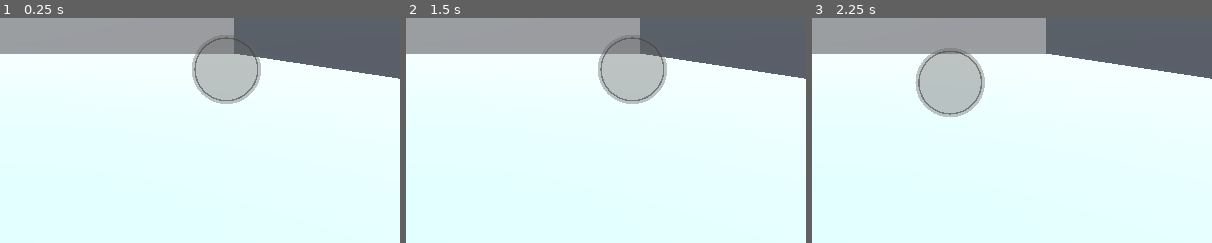
Above: before the commit, frames 1-3 (left to right).
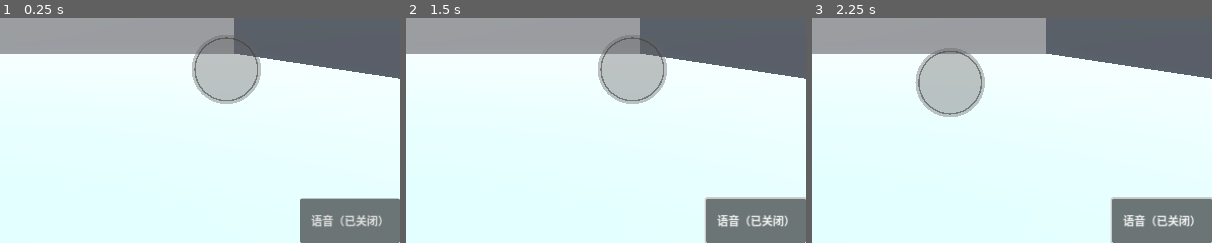
Above: after the commit, the same moments.

Repository: mohegame/monopoly
Game: Godot game, scene res://scenes/main.tscn
The game is run twice, just before and just after one commit, with the same random seed, the same clock (stepped at 60 frames per second) and the same inputs.
Inputs (mouse positions are % of the whole screen's width and height, from its top left):
- Up to frame 1 (0.25 s): no input
- Up to frame 2 (1.5 s): click (94, 95) at 0.5 s, where only the run after the commit has a clickable "语音（已关闭）"; tap Enter (attach_object) at 1.25 s; drag from (22, 61) to (60, 28) at 1.27 s
- Up to frame 3 (2.25 s): drag from (78, 61) to (45, 70) at 2.02 s
The pictures show only the part of the screen within x 50-100%, y 50-100%; the shares and areas given below are measured in that part.

The runs differ from the first frame. In frame 1, 5.0% of the frame differs, in the area x 75-100%, y 80-100%; in frame 2, 5.1%, in the area x 74-100%, y 79-100%; in frame 3, 5.1%.

Commit message:
Implement voice chat

Diff:
--- /dev/null
+++ b/scenes/default_bus_layout.tres
@@ -0,0 +1,14 @@
+[gd_resource type="AudioBusLayout" load_steps=2 format=3 uid="uid://cv143n82o4fd8"]
+
+[sub_resource type="AudioEffectCapture" id="AudioEffectCapture_oh6gc"]
+resource_name = "Capture"
+
+[resource]
+bus/1/name = &"Record"
+bus/1/solo = false
+bus/1/mute = true
+bus/1/bypass_fx = false
+bus/1/volume_db = 0.0
+bus/1/send = &"Master"
+bus/1/effect/0/effect = SubResource("AudioEffectCapture_oh6gc")
+bus/1/effect/0/enabled = true
--- a/scenes/main.tscn
+++ b/scenes/main.tscn
@@ -25,8 +25,12 @@
 material = SubResource("StandardMaterial3D_8b6e2")
 
 [sub_resource type="BoxShape3D" id="BoxShape3D_dqgo4"]
+size = Vector3(40, 3, 0.5)
 
 [sub_resource type="BoxMesh" id="BoxMesh_gm300"]
+size = Vector3(40, 3, 0.5)
+
+[sub_resource type="AudioStreamMicrophone" id="AudioStreamMicrophone_uotvj"]
 
 [node name="Main" type="Node3D"]
 script = ExtResource("1_2abh6")
@@ -54,7 +58,7 @@
 skeleton = NodePath("../CollisionShape3D")
 
 [node name="Wall1" type="StaticBody3D" parent="Environment"]
-transform = Transform3D(40, 0, 0, 0, 3, 0, 0, 0, 0.5, 0, 1.5, 20)
+transform = Transform3D(1, 0, 0, 0, 1, 0, 0, 0, 1, 0, 1.5, 20)
 
 [node name="CollisionShape3D" type="CollisionShape3D" parent="Environment/Wall1"]
 shape = SubResource("BoxShape3D_dqgo4")
@@ -63,7 +67,7 @@
 mesh = SubResource("BoxMesh_gm300")
 
 [node name="Wall2" type="StaticBody3D" parent="Environment"]
-transform = Transform3D(40, 0, 0, 0, 3, 0, 0, 0, 0.5, 0, 1.5, -20)
+transform = Transform3D(1, 0, 0, 0, 1, 0, 0, 0, 1, 0, 1.5, -20)
 
 [node name="CollisionShape3D" type="CollisionShape3D" parent="Environment/Wall2"]
 shape = SubResource("BoxShape3D_dqgo4")
@@ -72,7 +76,7 @@
 mesh = SubResource("BoxMesh_gm300")
 
 [node name="Wall3" type="StaticBody3D" parent="Environment"]
-transform = Transform3D(-1.74846e-06, 0, 0.5, 0, 3, 0, -40, 0, -2.18557e-08, 20, 1.5, 0)
+transform = Transform3D(-4.37114e-08, 0, 1, 0, 1, 0, -1, 0, -4.37114e-08, 20, 1.5, 0)
 
 [node name="CollisionShape3D" type="CollisionShape3D" parent="Environment/Wall3"]
 shape = SubResource("BoxShape3D_dqgo4")
@@ -81,7 +85,7 @@
 mesh = SubResource("BoxMesh_gm300")
 
 [node name="Wall4" type="StaticBody3D" parent="Environment"]
-transform = Transform3D(-1.74846e-06, 0, 0.5, 0, 3, 0, -40, 0, -2.18557e-08, -20, 1.5, 0)
+transform = Transform3D(-4.37114e-08, 0, 1, 0, 1, 0, -1, 0, -4.37114e-08, -20, 1.5, 0)
 
 [node name="CollisionShape3D" type="CollisionShape3D" parent="Environment/Wall4"]
 shape = SubResource("BoxShape3D_dqgo4")
@@ -164,3 +168,20 @@
 input_action_right = "look_left"
 input_action_forward = "look_down"
 input_action_backward = "look_up"
+
+[node name="Voice" type="Button" parent="Control"]
+layout_mode = 1
+anchors_preset = 3
+anchor_left = 1.0
+anchor_top = 1.0
+anchor_right = 1.0
+anchor_bottom = 1.0
+offset_left = -144.0
+offset_top = -64.0
+grow_horizontal = 0
+grow_vertical = 0
+text = "语音（已关闭）"
+
+[node name="VoiceCapture" type="AudioStreamPlayer" parent="."]
+stream = SubResource("AudioStreamMicrophone_uotvj")
+bus = &"Record"
--- a/scenes/prefabs/pawn.tscn
+++ b/scenes/prefabs/pawn.tscn
@@ -1,26 +1,40 @@
-[gd_scene load_steps=4 format=3 uid="uid://b6thwbd2547ep"]
+[gd_scene load_steps=6 format=3 uid="uid://b6thwbd2547ep"]
 
-[sub_resource type="SphereMesh" id="SphereMesh_ap6tl"]
+[ext_resource type="Script" path="res://scripts/prefabs/pawn.gd" id="1_kptng"]
 
-[sub_resource type="CylinderMesh" id="CylinderMesh_46dgw"]
+[sub_resource type="SphereMesh" id="SphereMesh_3irlv"]
+resource_local_to_scene = true
+
+[sub_resource type="CylinderMesh" id="CylinderMesh_6c667"]
+resource_local_to_scene = true
 top_radius = 0.25
 bottom_radius = 0.7
 
-[sub_resource type="BoxShape3D" id="BoxShape3D_0wpw4"]
+[sub_resource type="BoxShape3D" id="BoxShape3D_uihys"]
 size = Vector3(0.4, 0.6, 0.4)
 
+[sub_resource type="SceneReplicationConfig" id="SceneReplicationConfig_ehudq"]
+properties/0/path = NodePath("..:color")
+properties/0/spawn = true
+properties/0/sync = true
+
 [node name="Pawn" type="Node3D"]
+script = ExtResource("1_kptng")
 
 [node name="Head" type="MeshInstance3D" parent="."]
 transform = Transform3D(0.2, 0, 0, 0, 0.2, 0, 0, 0, 0.2, 0, 0.5, 0)
-mesh = SubResource("SphereMesh_ap6tl")
+mesh = SubResource("SphereMesh_3irlv")
 
 [node name="Pedestal" type="MeshInstance3D" parent="."]
 transform = Transform3D(0.2, 0, 0, 0, 0.2, 0, 0, 0, 0.2, 0, 0.2, 0)
-mesh = SubResource("CylinderMesh_46dgw")
+mesh = SubResource("CylinderMesh_6c667")
 
 [node name="Area3D" type="Area3D" parent="."]
 
 [node name="CollisionShape3D" type="CollisionShape3D" parent="Area3D"]
 transform = Transform3D(1, 0, 0, 0, 1, 0, 0, 0, 1, 0, 0.3, 0)
-shape = SubResource("BoxShape3D_0wpw4")
+shape = SubResource("BoxShape3D_uihys")
+
+[node name="MultiplayerSynchronizer" type="MultiplayerSynchronizer" parent="."]
+root_path = NodePath(".")
+replication_config = SubResource("SceneReplicationConfig_ehudq")
--- a/scenes/prefabs/player.tscn
+++ b/scenes/prefabs/player.tscn
@@ -24,12 +24,14 @@
 properties/4/spawn = true
 properties/4/sync = true
 
+[sub_resource type="AudioStreamGenerator" id="AudioStreamGenerator_usxhk"]
+
 [node name="Player" type="CharacterBody3D"]
 script = ExtResource("1_0ipyv")
 
 [node name="CollisionShape3D" type="CollisionShape3D" parent="."]
 transform = Transform3D(1, 0, 0, 0, 1, 0, 0, 0, 1, 0, 1, 0)
-shape = SubResource("CapsuleShape3D_7of4w")
+shape = SubResource("CapsuleShape3D_qlbuv")
 
 [node name="PlayerName" type="Label3D" parent="."]
 transform = Transform3D(1, 0, 0, 0, 1, 0, 0, 0, 1, 0, 1.8, 0)
@@ -41,4 +43,7 @@
 
 [node name="MultiplayerSynchronizer" type="MultiplayerSynchronizer" parent="."]
 root_path = NodePath(".")
-replication_config = SubResource("SceneReplicationConfig_ds4s4")
+replication_config = SubResource("SceneReplicationConfig_x0oj1")
+
+[node name="VoicePlayer" type="AudioStreamPlayer" parent="."]
+stream = SubResource("AudioStreamGenerator_usxhk")
--- a/scripts/client.gd
+++ b/scripts/client.gd
@@ -7,6 +7,7 @@
 var camera_current_position: Vector3 = self.camera_original_position
 var connected = false
 var player: Player
+var button_voice: Button
 
 # Called when the node enters the scene tree for the first time.
 func _ready() -> void:
@@ -18,7 +19,8 @@
 	self.multiplayer.connection_failed.connect(self.failed_to_connect_to_server)
 	self.multiplayer.multiplayer_peer = peer
 	self.get_node("../Players/MultiplayerSpawner").spawned.connect(_spawned_player)
-
+	button_voice = self.get_node("../Control/Voice")
+	button_voice.button_up.connect(_voice_toogle)
 
 # Called every frame. 'delta' is the elapsed time since the previous frame.
 func _process(delta: float) -> void:
@@ -34,6 +36,10 @@
 		self.player = self.get_node_or_null("../Players/" + str(uid))
 		if player == null:
 			return
+
+		var voice_capture = self.get_node("../VoiceCapture")
+		self.player.voice_capture = voice_capture
+
 
 	var input_dir := Input.get_vector("look_left", "look_right", "look_up", "look_down")
 	if input_dir.length() > 0:
@@ -67,5 +73,15 @@
 	print("Failed to connect to server")
 
 func _spawned_player(node: Node3D):
-	print("spawned node: ", node.name)
+	print("Spawned node: ", node.name)
 	return
+
+func _voice_toogle():
+	if self.player == null:
+		return
+
+	self.player.voice_enabled = !self.player.voice_enabled
+	if self.player.voice_enabled:
+		self.button_voice.text = "语音（已开启）"
+	else:
+		self.button_voice.text = "语音（已关闭）"
--- a/scripts/controllers/player_controller.gd
+++ b/scripts/controllers/player_controller.gd
@@ -108,6 +108,8 @@
 
 	self.pawn = preload("res://scenes/prefabs/pawn.tscn").instantiate()
 	self.pawn.name = "pawn-" + str(self.owner_id)
+	var color_int: int = self.player_index * 173681
+	self.pawn.color = Color8(color_int >> 16 & 0xff, color_int >> 8 & 0xff, color_int & 0xff, 255)
 	self.game_objects.add_child(pawn)
 
 	self.player_state.name = player_name
--- /dev/null
+++ b/scripts/prefabs/pawn.gd
@@ -0,0 +1,13 @@
+extends Node3D
+
+@export
+var color: Color:
+	set(value):
+		if color != value:
+			color = value
+			var material = StandardMaterial3D.new()
+			material.albedo_color = color
+			var head: MeshInstance3D = self.get_node("Head")
+			head.mesh.material = material
+			var pedestal: MeshInstance3D = self.get_node("Pedestal")
+			pedestal.mesh.material = material
--- a/scripts/prefabs/player.gd
+++ b/scripts/prefabs/player.gd
@@ -19,6 +19,22 @@
 var attached_object: Node3D
 var animation_player: AnimationPlayer
 var label_player_name: Label3D
+var voice_player: AudioStreamPlayer
+var voice_player_playback: AudioStreamGeneratorPlayback
+var effect_capture: AudioEffectCapture
+var voice_capture: AudioStreamPlayer:
+	set(value):
+		var bus_index = AudioServer.get_bus_index("Record")
+		self.effect_capture = AudioServer.get_bus_effect(bus_index, 0)
+		voice_capture = value
+
+var voice_enabled: bool = false:
+	set(value):
+		voice_enabled = value
+		if voice_enabled == true:
+			self.voice_capture.play()
+		else:
+			self.voice_capture.stop()
 
 
 # Get the gravity from the project settings to be synced with RigidBody nodes.
@@ -37,6 +53,11 @@
 	self.set_multiplayer_authority(self.player_id)
 	self.state = "Idle2"
 	self.label_player_name = self.get_node("PlayerName")
+
+func _ready() -> void:
+	self.voice_player = self.get_node("VoicePlayer")
+	self.voice_player.play()
+	self.voice_player_playback = self.voice_player.get_stream_playback()
 
 func _physics_process(delta: float) -> void:
 	if !self.initialized:
@@ -89,6 +110,12 @@
 	if !self.visible:
 		self.visible = true
 
+	if self.voice_enabled:
+		if self.effect_capture.can_get_buffer(1):
+			var data  = self.effect_capture.get_buffer(self.effect_capture.get_frames_available())
+			self.rpc("send_voice", data)
+
+
 	if self.attached_object != null:
 		self.attached_object.position = self.position + Vector3(0,1.7,0)
 
@@ -120,3 +147,13 @@
 	self.attached_object.position = object_position
 	self.attached_object = null
 	return
+
+
+@rpc("authority", "call_remote", "unreliable")
+func send_voice(data: PackedVector2Array):
+	if self.multiplayer.is_server():
+		return
+	if !self.voice_player.playing:
+		self.voice_player.play()
+		self.voice_player_playback = self.voice_player.get_stream_playback()
+	self.voice_player_playback.push_buffer(data)
--- a/scripts/prefabs/tile.gd
+++ b/scripts/prefabs/tile.gd
@@ -110,7 +110,6 @@
 func buy(peer_id: int):
 	var player = self.player_states[peer_id]
 	self.owner_name = player.name
-	print(peer_id, player)
 
 @rpc("any_peer", "call_remote", "reliable")
 func upgrade(peer_id: int):
Not shown: 1 places in scenes/main.tscn that only renumber resources
Not shown: 7 places in scenes/prefabs/bank.tscn that only renumber resources
Not shown: 6 places in scenes/prefabs/placeholder.tscn that only renumber resources
Not shown: 1 places in scenes/prefabs/player.tscn that only renumber resources
Not shown: 4 places in scenes/prefabs/player_controller.tscn that only renumber resources
Not shown: 3 places in scenes/prefabs/random.tscn that only renumber resources
Not shown: 7 places in scenes/prefabs/random_card.tscn that only renumber resources
Not shown: 6 places in scenes/prefabs/tile.tscn that only renumber resources
